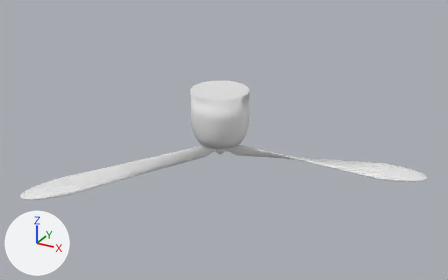
The FBX model Models/HotAirBalloon/Propeller/propeller.fbx, before and after one commit.
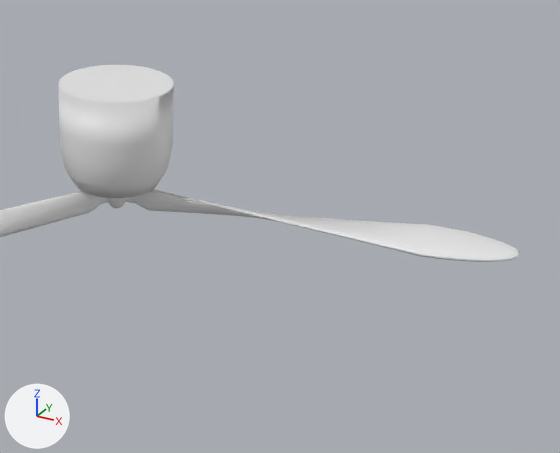
Each version is shown whole from a 50 mm camera at (3.54, -6.33, 3.15) aimed at (0.2, -0.26, 0.12), then close up on the part from 36% to 100% of the width and 17% to 100% of the height. Every picture has the same lights, and +X, +Y and +Z are marked at lower left.

The scene before the commit, as lines of its bpy script (objects in view):
```python
me_sphere_024 = bpy.data.meshes.new('Sphere.024')
me_sphere_024.from_pydata(...)  # 1733 vertices, 3326 faces; spans x -18.7..18.2, y -1.4..0.8, z -5.9..17.1
ob_propeller_002 = bpy.data.objects.new('propeller.002', me_sphere_024)
ob_propeller_002.location = (0.0, 0.0, 0.0)
ob_propeller_002.rotation_euler = (3.142, 0.0, -0.42)  # degrees (180, 0, -24)
ob_propeller_002.scale = (-0.114, -1.85, -0.0378)
```
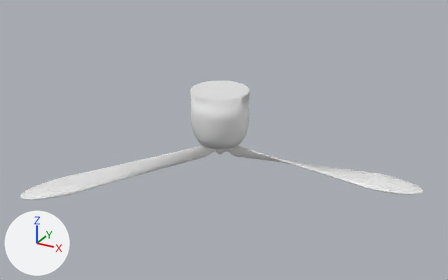
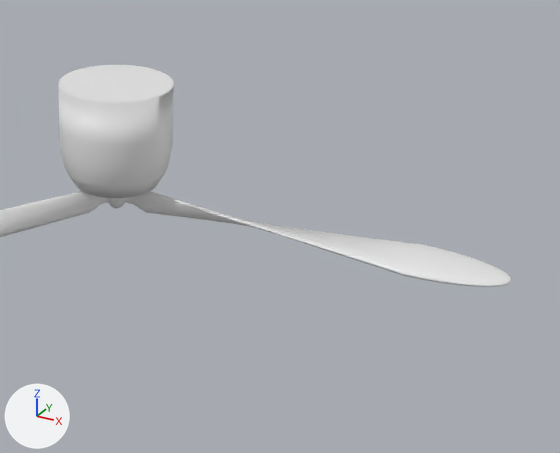
Changed parts and their boxes (x1, y1, x2, y2) in the close-ups (560 x 453 px; the box of a moved part takes in the faces that stretch with it):
'propeller.002', reshaped: before (0, 65, 520, 262); after (0, 65, 512, 287)
part 1 of me_sphere_024, moved or reshaped: before (126, 189, 520, 262); after (125, 191, 512, 287)

The change, as a list of edits to the scene's bpy script:
```text
Change me_sphere_024:
    where me_sphere_024.from_pydata(...)  # 1733 vertices, 3326 faces; spans x -18.7..18.2, y -1.4..0.8, z -5.9..17.1
    used by ob_propeller_002; location = (0.0, 0.0, 0.0); rotation_euler = (3.142, 0.0, -0.42), in degrees (180, 0, -24); scale = (-0.114, -1.85, -0.0378)
    me_sphere_024 part 1: the loose piece of 417 vertices spanning x -18.7..-0.2, y 0.0..0.8, z -5.5..-1.3 is multiplied about the mesh origin by the matrix ((0.99, -2.267, 0.001), (0.009, 0.99, 0.0), (-0.012, -0.42, 1.0))
```
